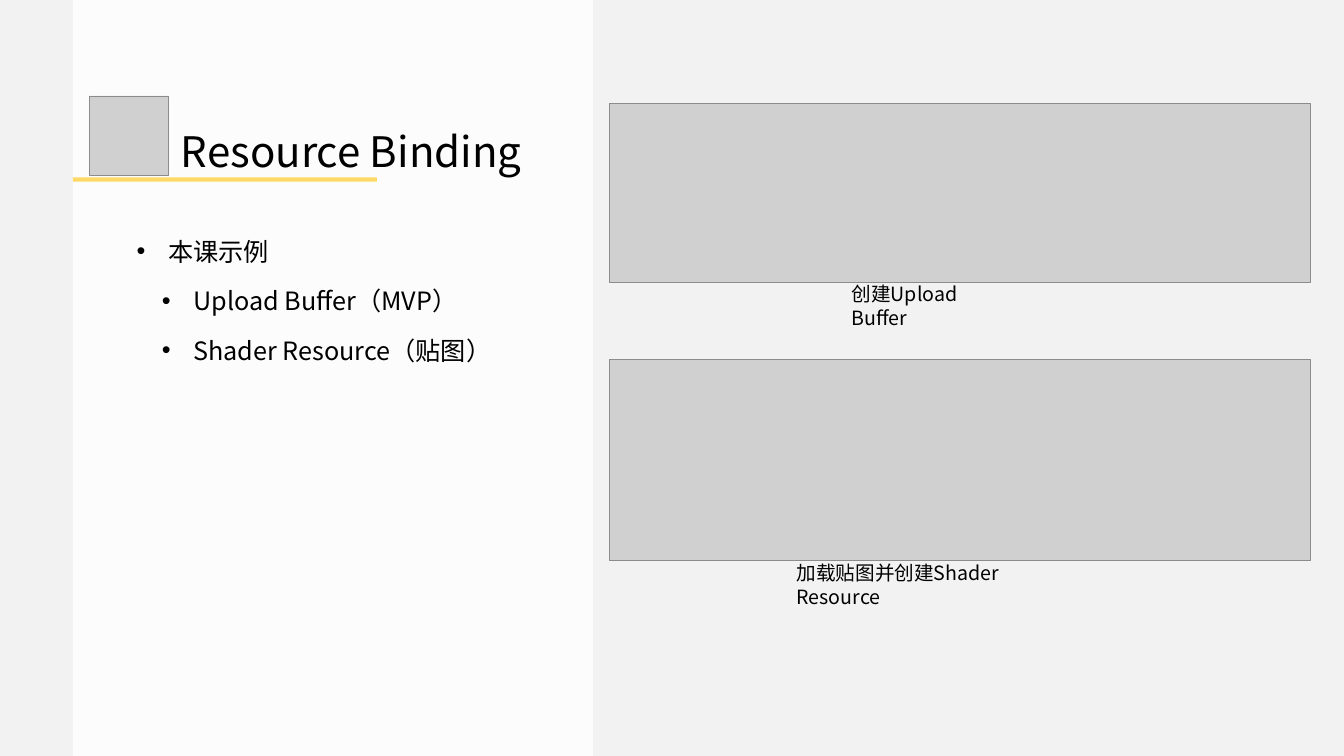
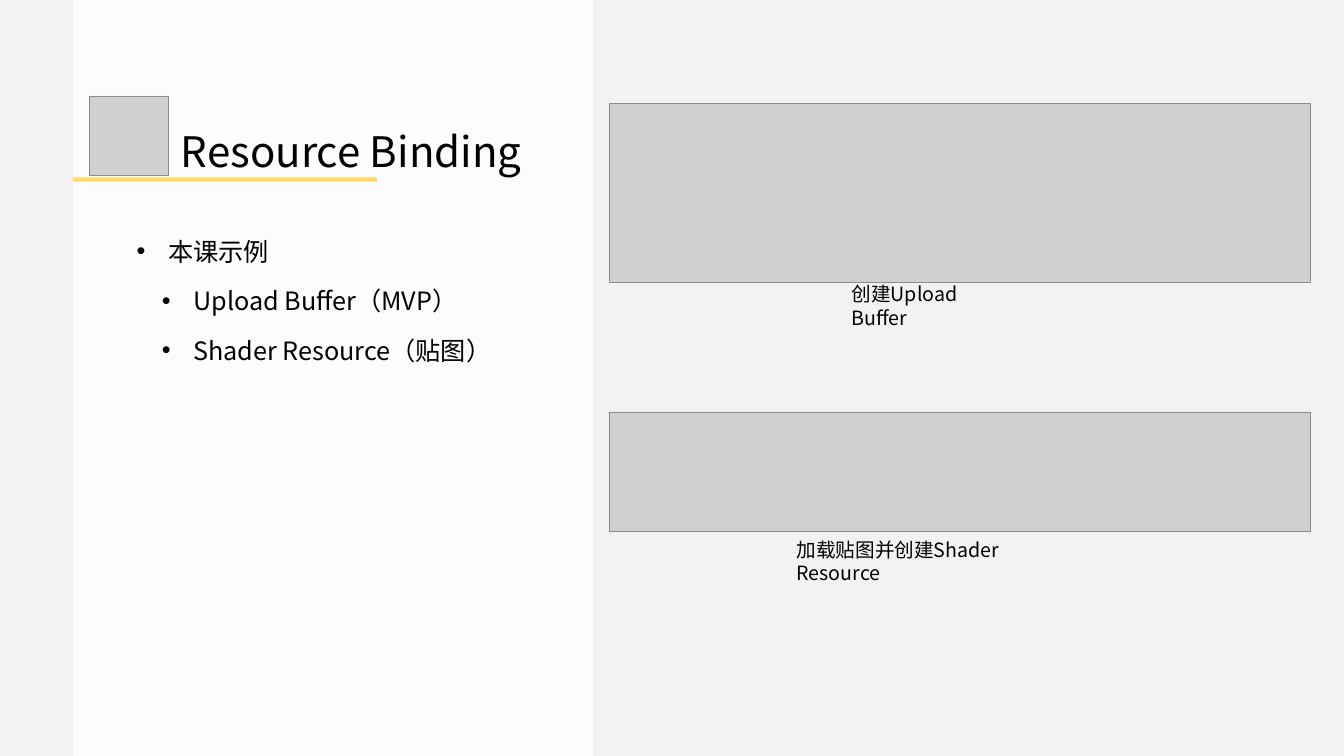
Before and after one commit to doomlover/KSGameEngineTutorials, a slide deck: slide 14 of PPTs/05.深入DX12绘制二.pptx. Drawn at 1344x756 pixels with LibreOffice and Linux fonts; fonts in the diff are those of the drawing; grey boxes stand for pictures. Boxes give left, top, right and bottom in pixels: in the first picture for what was removed or moved away, otherwise in the second. Text is boxed around its words. In the diff, an @@ line names an element or a change of style, - is before the commit and + after.

```diff
--- a/PPTs/05.深入DX12绘制二.pptx
+++ b/PPTs/05.深入DX12绘制二.pptx
@@ picture: place and size @@
-picture at box(609, 359, 1311, 560)
+picture at box(609, 412, 1311, 531)
@@ text "加载贴图并创建Shader Resource" rewrapped from box(797, 560, 999, 605) to box(797, 540, 999, 581) @@
```
Also in this commit, not shown: 3 other slides changed, 1 slide added.
